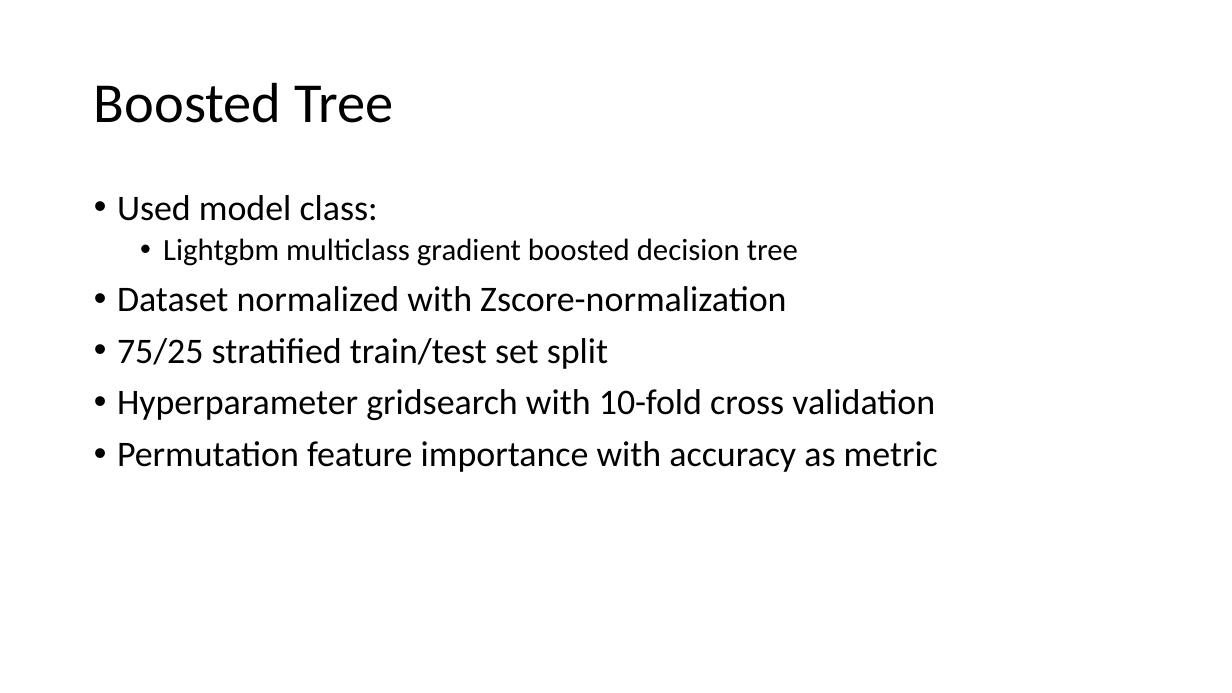
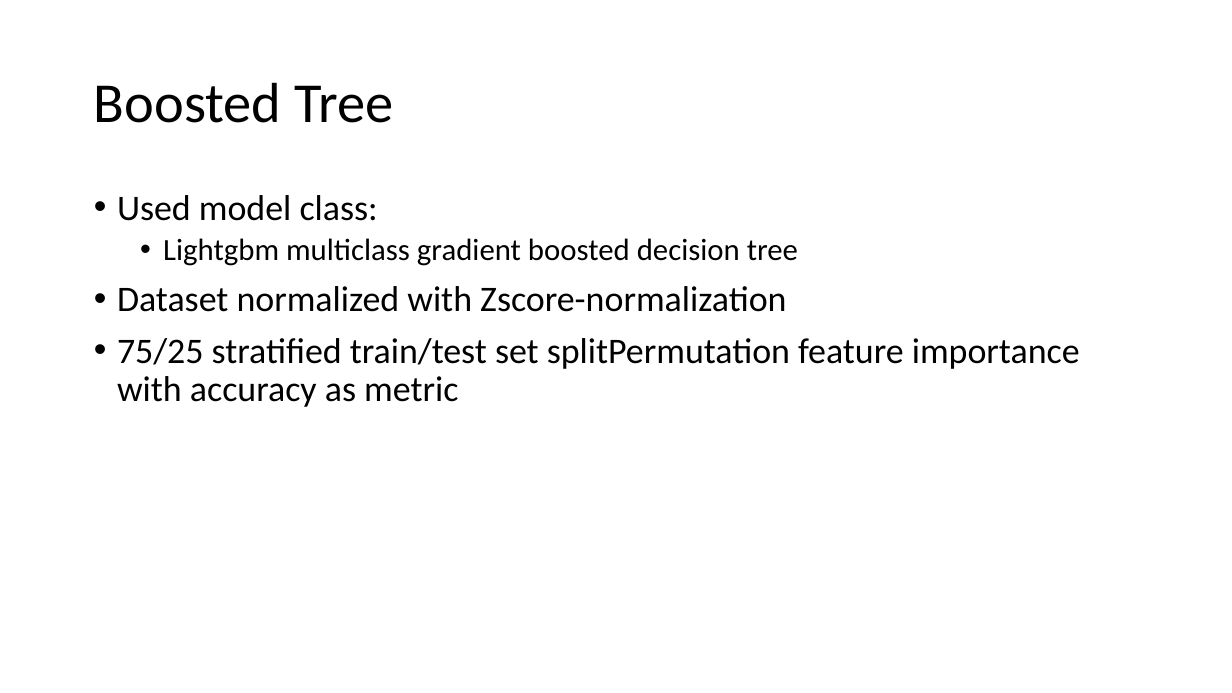
Before and after one commit to G-storz/ML_music_emotion, a slide deck: slide 8 of slides_phase2_team_oatmeal.pptx. Drawn at 1232x693 pixels with LibreOffice and Linux fonts; fonts in the diff are those of the drawing. Boxes give left, top, right and bottom in pixels: in the first picture for what was removed or moved away, otherwise in the second. Text is boxed around its words. In the diff, an @@ line names an element or a change of style, - is before the commit and + after.

Commit message:
updated slides

```diff
--- a/slides_phase2_team_oatmeal.pptx
+++ b/slides_phase2_team_oatmeal.pptx
@@ text at (117, 338, 1080, 407): text changed @@
-• 75/25 stratified train/test set split
-• Hyperparameter gridsearch with 10-fold cross validation
-• Permutation feature importance with accuracy as metric
+• 75/25 stratified train/test set splitPermutation feature importance with accuracy as metric
```
Also in this commit, not shown: 7 other slides changed, 1 other file.
